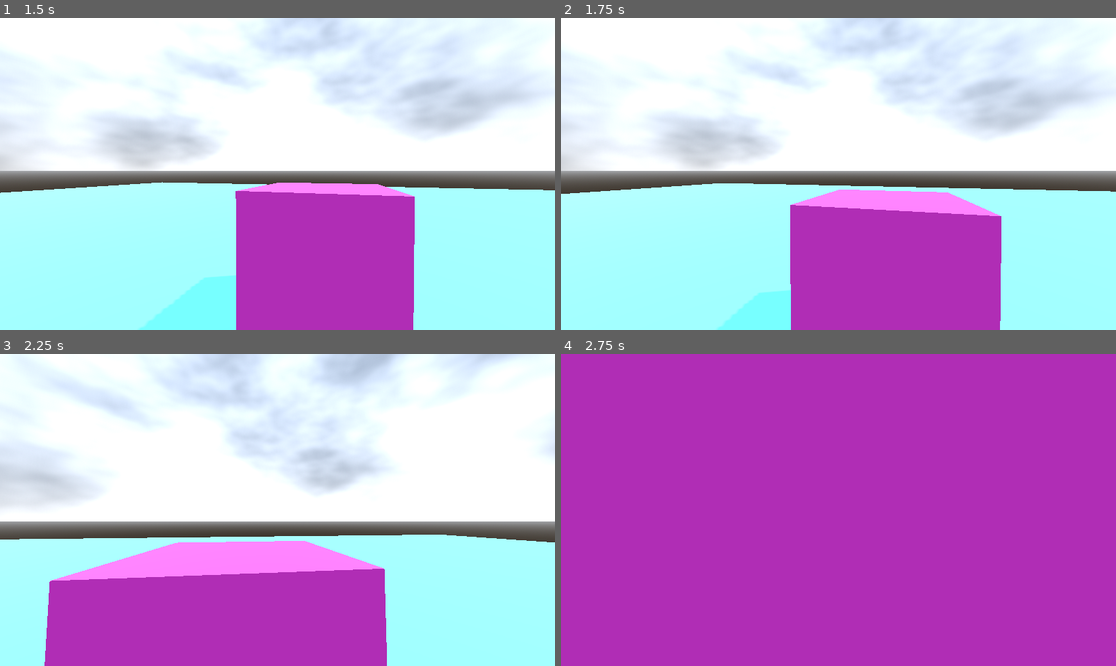
Above: before the commit, frames 1-4 (two rows, left to right).
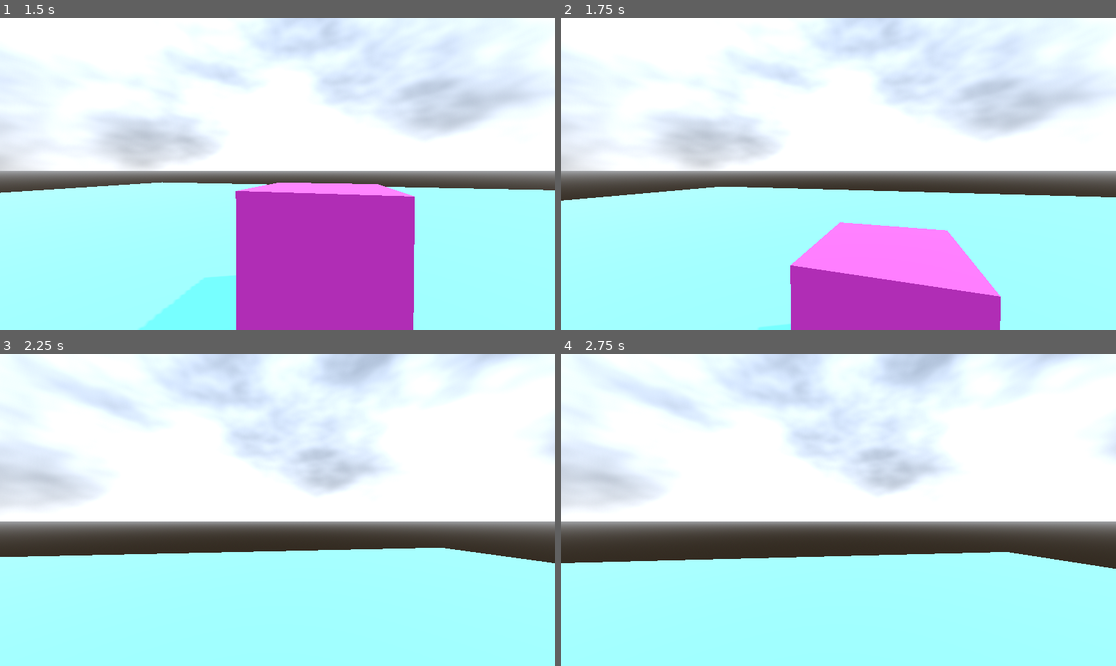
Above: after the commit, the same moments.

Repository: 1Magz1/FPS-Starter-Kit
Game: Godot game, scene res://Levels/General/general.tscn
The game is run twice, just before and just after one commit, with the same random seed, the same clock (stepped at 60 frames per second) and the same inputs.
Inputs (mouse positions are in pixels of both pictures, inside the frame that each line leads up to):
- Up to frame 1 (1.5 s): tap Enter at 0.5 s; move the mouse to (305, 174) at 0.52 s; hold W (move_forward) from 0.53 s (still down); tap C (action_crouch) at 0.6 s; tap Space (action_jump) at 0.77 s; move the mouse to (249, 174) at 1.27 s; tap Shift (action_walk) at 1.35 s
- Up to frame 2 (1.75 s): keep holding W (move_forward); tap Space (action_jump) at 1.52 s
- Up to frame 3 (2.25 s): keep holding W (move_forward); move the mouse to (288, 503) at 2.02 s; tap C (action_crouch) at 2.1 s
- Up to frame 4 (2.75 s): keep holding W (move_forward)

Frame 1 is identical in both runs. In frame 2, 13% of the frame differs, in the area x 0-100%, y 53-100%; in frame 3, 26%; in frame 4, 100%, in the area x 0-100%, y 0-100%.

Commit message:
main
fix jump

Diff:
--- a/Objects/Player/player.gd
+++ b/Objects/Player/player.gd
@@ -5,8 +5,9 @@
 @export var CROUCH_SPEED = 2
 @export var SENSITIVITY = 0.005
 @export var JUMP_VELOCITY = 4.5
-@export var DOUBLE_JUMP_TRESHOLD = 0.65
-@export var DOUBLE_JUMP_ACC = 1.3
+@export var JUMP_AMOUNT = 2
+@export var JUMP_TRESHOLD = 0.65
+@export var JUMP_ACC = 1.3
 
 @onready var head: Node3D = $Head
 @onready var camera: Camera3D = $Head/Camera
@@ -32,6 +33,7 @@
 var input_movement = Vector2.ZERO
 var direction = Vector3.ZERO
 var current_movement_state = MovementState.Idle
+var current_jump_amount = 0
 var is_walk_btn_pressed = false
 var is_crouch_btn_pressed = false
 const lerp_speed = 10.0
@@ -81,12 +83,18 @@
 		head.position.y = lerp(head.position.y, 1.8, delta * lerp_speed)
 
 func handle_jump(delta):
-	if Input.is_action_just_pressed(action_list.JUMP) and is_on_floor():
+	var is_pressed = Input.is_action_just_pressed(action_list.JUMP)
+
+	if is_pressed and is_on_floor():
 		velocity.y = JUMP_VELOCITY
-	elif Input.is_action_just_pressed(action_list.JUMP) and velocity.y >= JUMP_VELOCITY * DOUBLE_JUMP_TRESHOLD:
-		velocity.y = JUMP_VELOCITY * DOUBLE_JUMP_ACC
+		current_jump_amount += 1
+	elif is_pressed and current_jump_amount < JUMP_AMOUNT:
+		velocity.y = JUMP_VELOCITY * JUMP_ACC * current_jump_amount
+		current_jump_amount += 1
 	elif !is_on_floor():
 		velocity.y -= JUMP_VELOCITY * delta
+	elif is_on_floor():
+		current_jump_amount = 0
 
 func set_movement_state():
 	input_movement = Input.get_vector(
